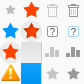
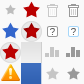
Two versions of the same layered image (84×84). Layer-by-layer changes:
painted on "Star" (2nd of 7, in "star-new") over 23, 1, 40, 18
painted on "Star" (3rd of 7, in "star-full") over 2, 22, 19, 39
painted on "Star" (4th of 7, in "star-new-down") over 23, 22, 40, 39
"Shape 4 copy": opacity 20% → 30% over 21, 21, 42, 42
painted on "Star" (5th of 7, in "star-new-hover") over 2, 43, 19, 60
"Shape 4": opacity 20% → 30% over 0, 42, 21, 63
painted on "Box" (3rd of 3, in "segments") over 21, 63, 42, 84
